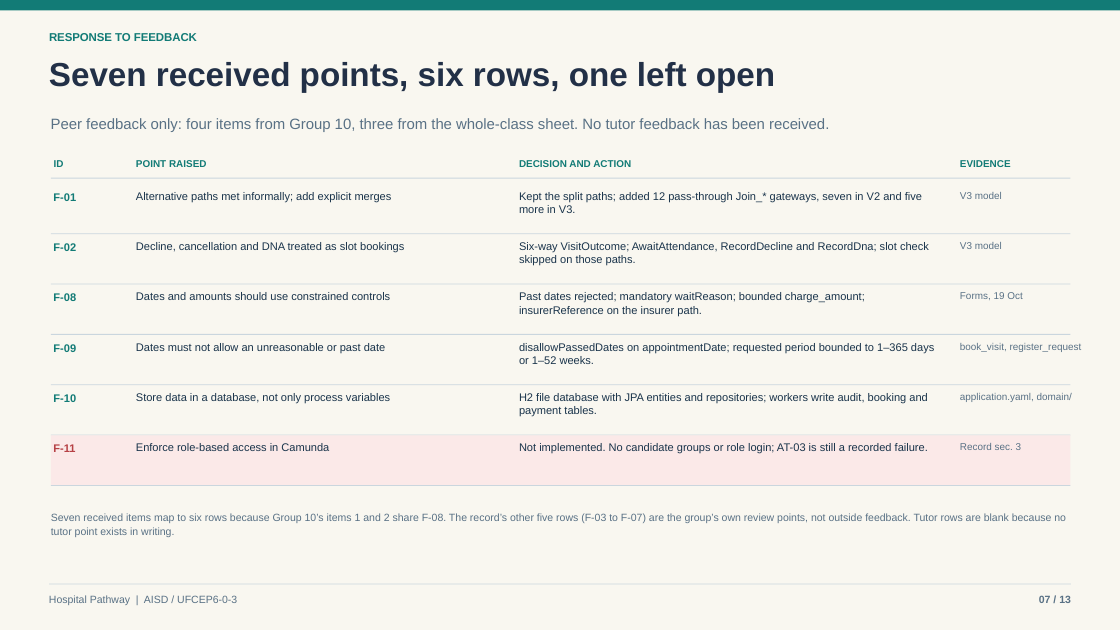
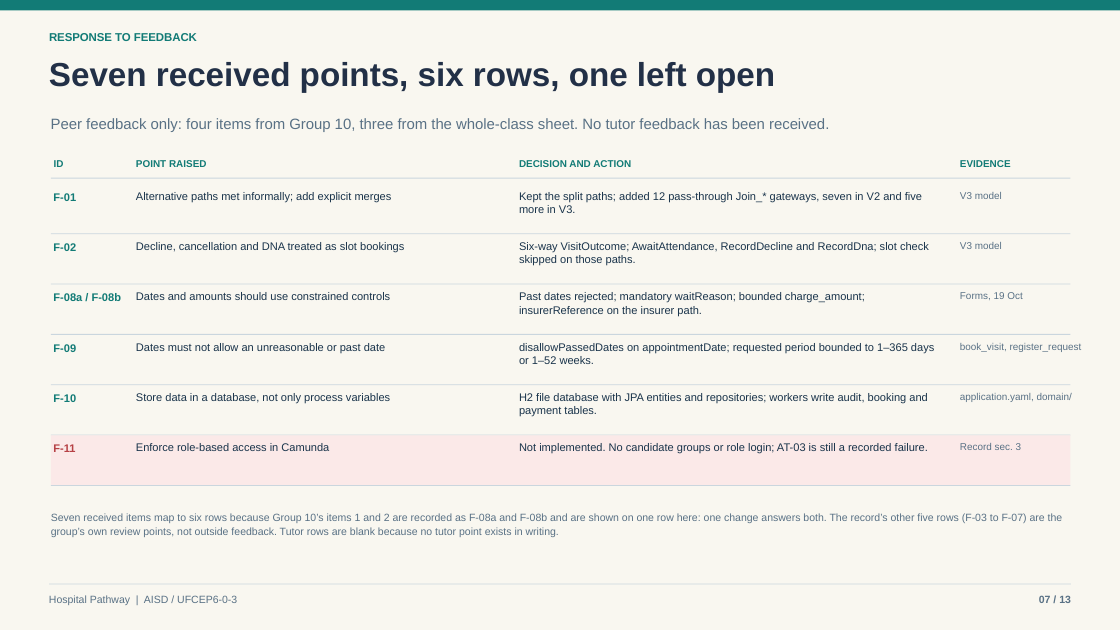
Before and after one commit to Estrella6066773/HW_AISD, a slide deck: slide 7 of submissions/AISD/AISD_Presentation_2026-10-19.pptx. Drawn at 1120x630 pixels with LibreOffice and Linux fonts; fonts in the diff are those of the drawing. Boxes give left, top, right and bottom in pixels: in the first picture for what was removed or moved away, otherwise in the second. Text is boxed around its words. In the diff, an @@ line names an element or a change of style, - is before the commit and + after.

```diff
--- a/submissions/AISD/AISD_Presentation_2026-10-19.pptx
+++ b/submissions/AISD/AISD_Presentation_2026-10-19.pptx
@@ text at [53,293,121,301]: text changed @@
-F-08
+F-08a / F-08b
@@ text at [51,513,1063,537]: text changed @@
-Seven received items map to six rows because Group 10’s items 1 and 2 share F-08. The record’s other five rows (F-03 to F-07) are the group’s own review points, not outside feedback. Tutor rows are blank because no tutor point exists in writing.
+Seven received items map to six rows because Group 10’s items 1 and 2 are recorded as F-08a and F-08b and are shown on one row here: one change answers both. The record’s other five rows (F-03 to F-07) are the group’s own review points, not outside feedback. Tutor rows are blank because no tutor point exists in writing.
```
Also in this commit, not shown: 1 other slide changed, 12 other files.
